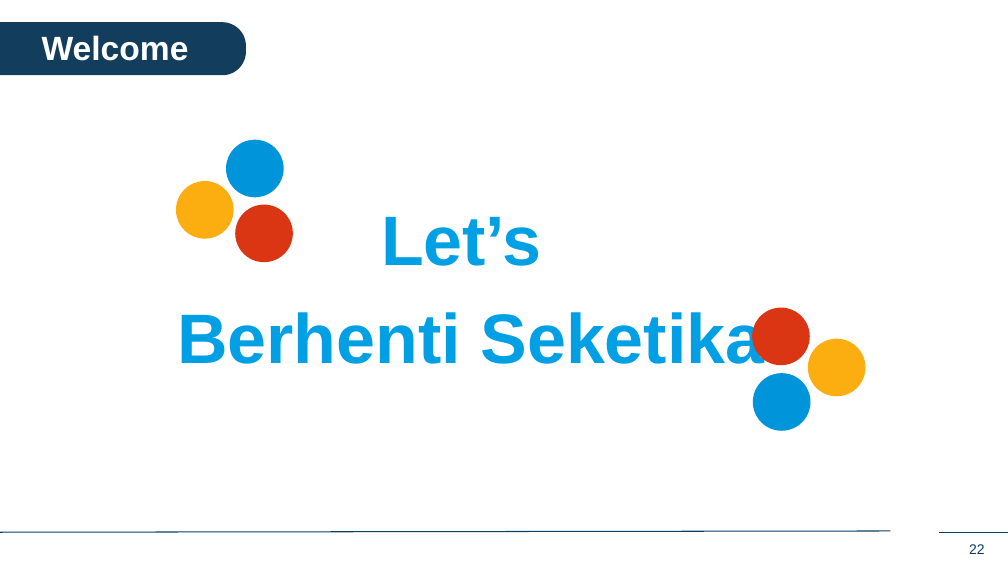
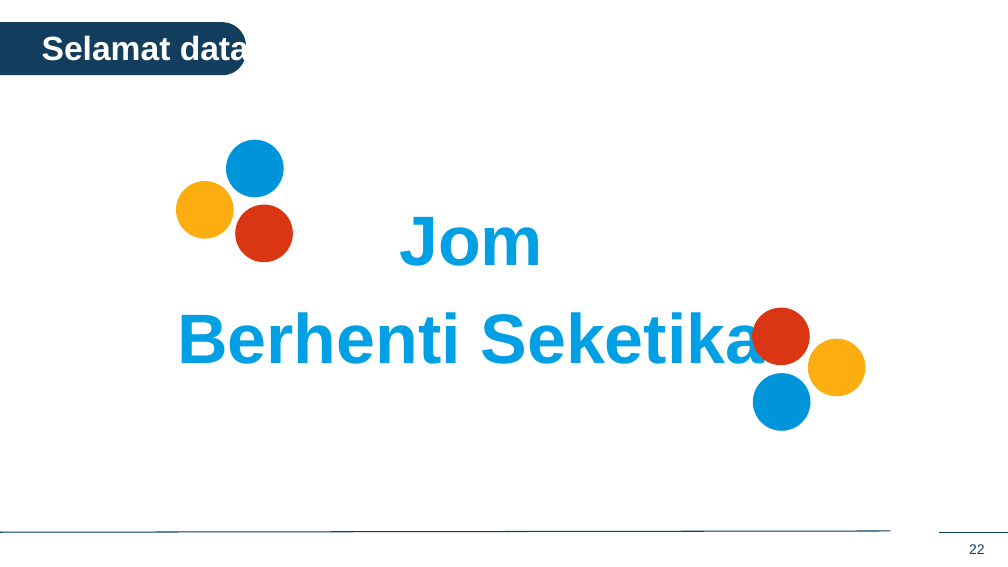
Before and after one commit to IDEMSInternational/plh-digital-content, a slide deck: slide 22 of translations/facilitator_app_malaysia/ms/ms_in_person_sessions.pptx. Drawn at 1008x567 pixels with LibreOffice and Linux fonts; fonts in the diff are those of the drawing; background and template pictures are left out. Boxes give left, top, right and bottom in pixels: in the first picture for what was removed or moved away, otherwise in the second. Text is boxed around its words. In the diff, an @@ line names an element or a change of style, - is before the commit and + after.

```diff
--- a/translations/facilitator_app_malaysia/ms/ms_in_person_sessions.pptx
+++ b/translations/facilitator_app_malaysia/ms/ms_in_person_sessions.pptx
@@ text at (x1=42, y1=33, x2=290, y2=67): text changed @@
-Welcome
+Selamat datang
@@ text at (x1=399, y1=217, x2=543, y2=266): text changed @@
-Let’s
+Jom
```
Also in this commit, not shown: 3 other slides changed, 10 slides added, 10 slides removed.
